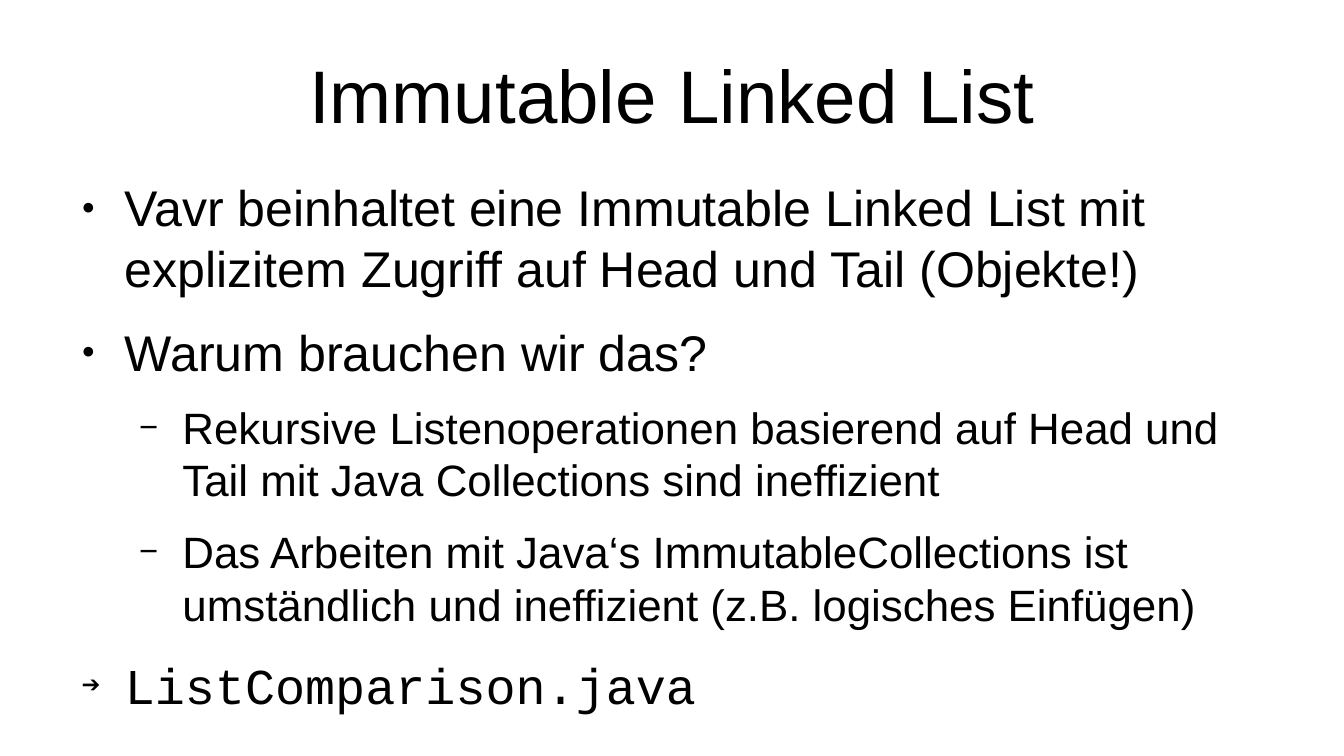
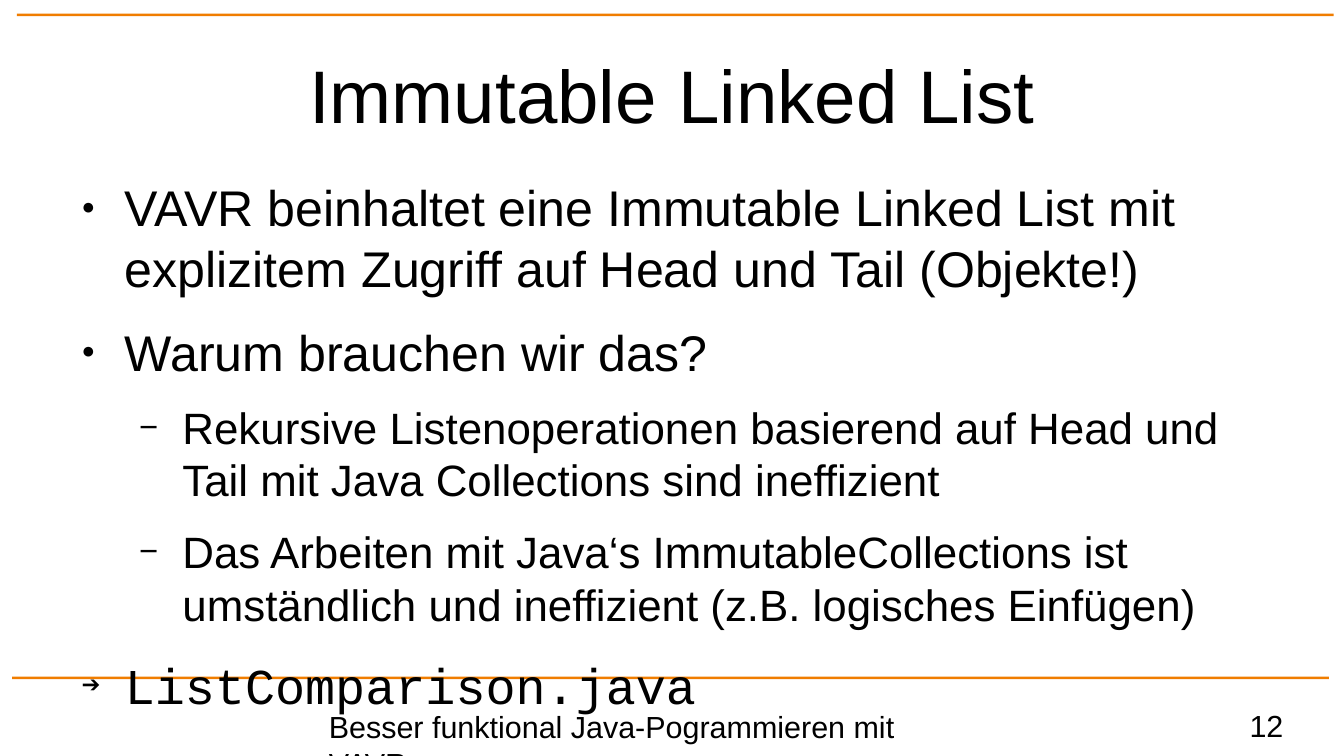
Before and after one commit to p3et/vavr-demo, a slide deck: slide 12 of coffee talk.odp (slide 11 before the commit). Drawn at 1344x756 pixels with LibreOffice and Linux fonts; fonts in the diff are those of the drawing; background and template pictures are left out. Boxes give left, top, right and bottom in pixels: in the first picture for what was removed or moved away, otherwise in the second. Text is boxed around its words. In the diff, an @@ line names an element or a change of style, - is before the commit and + after.

```diff
--- a/coffee talk.odp
+++ b/coffee talk.odp
@@ line added from (17, 15) to (1334, 15), #F07D00 1.5 pt @@
@@ text at (125, 189, 1176, 297): text changed @@
-● Vavr beinhaltet eine Immutable Linked List mit explizitem Zugriff auf Head und Tail (Objekte!)
+● VAVR beinhaltet eine Immutable Linked List mit explizitem Zugriff auf Head und Tail (Objekte!)
@@ line added from (12, 678) to (1329, 678), #F07D00 1.5 pt @@
@@ text added at (329, 714, 895, 744), 18 pt, text #000000 @@
+Besser funktional Java-Pogrammieren mit VAVR
@@ page number added at (1250, 715, 1284, 737), 18 pt, text #000000 @@
+12
```
Also in this commit, not shown: 40 other slides changed, 2 slides added, 1 slide removed.
